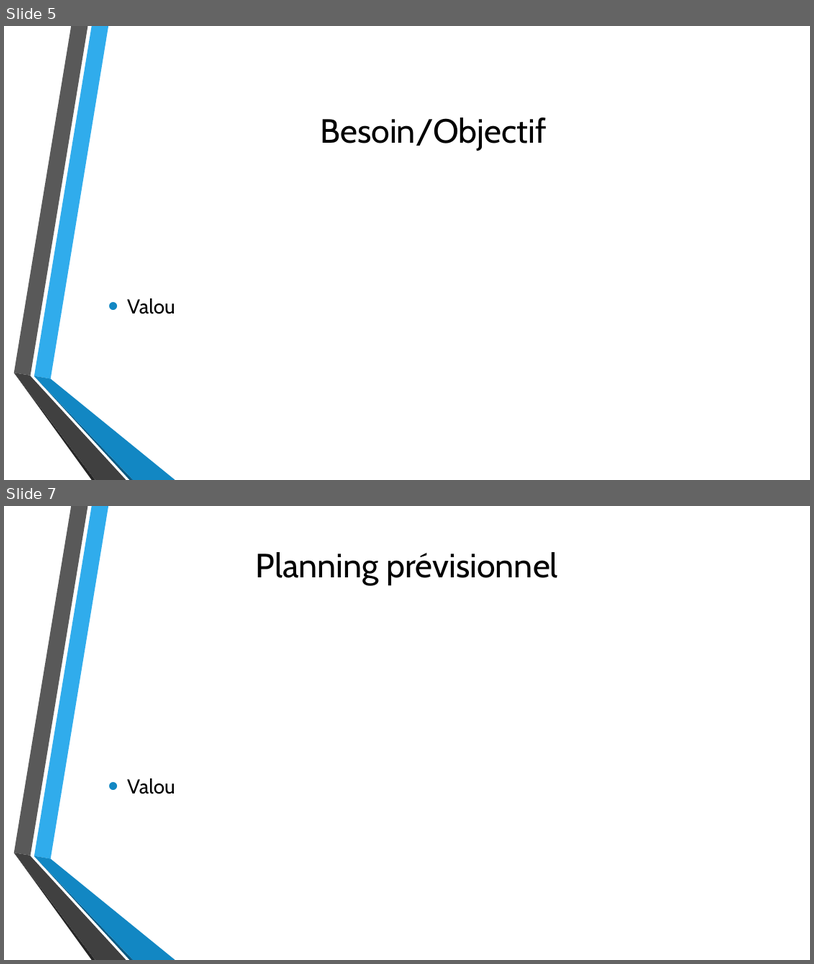
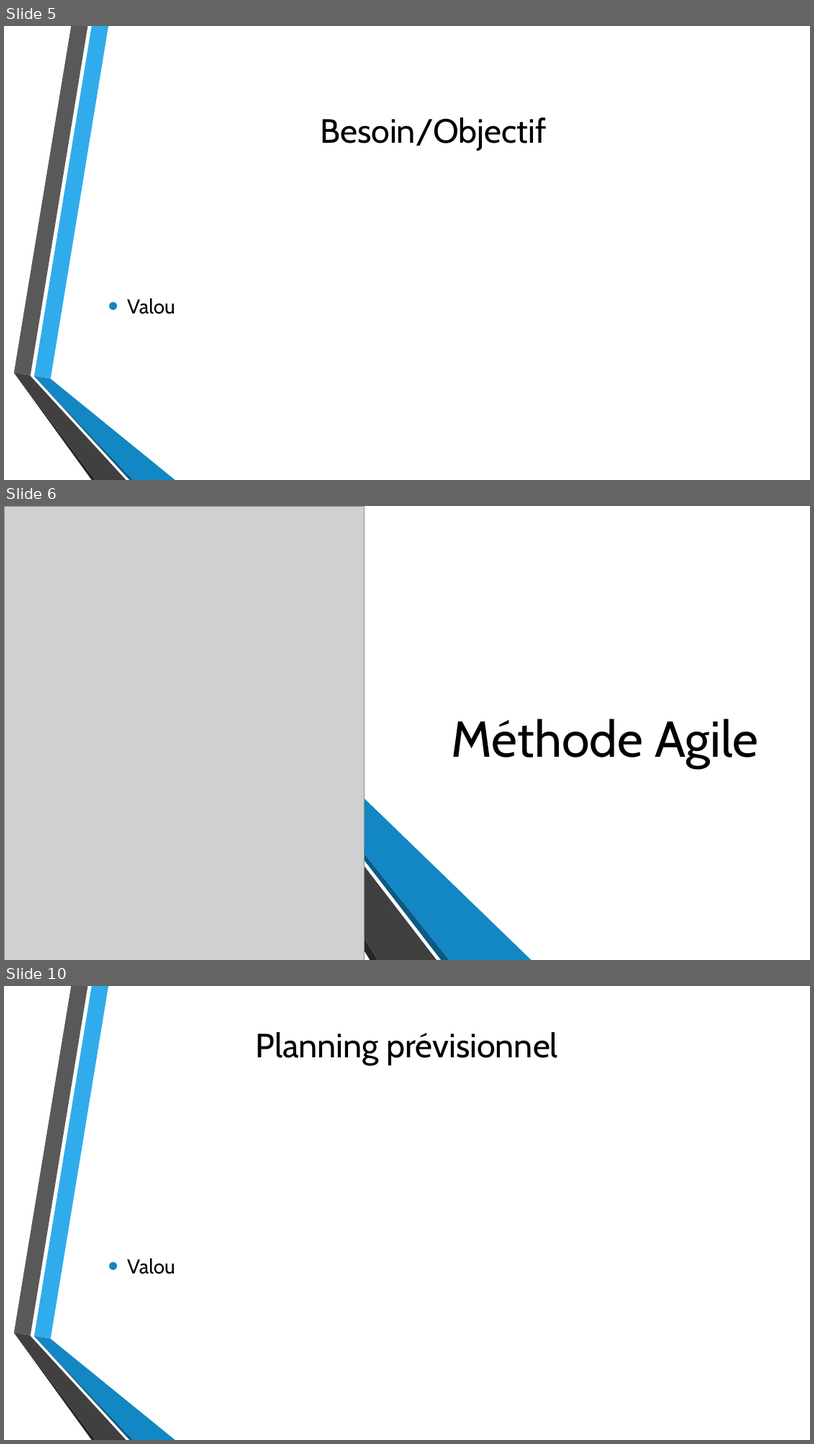
Before and after one commit to Chycrat/snir-co, a slide deck: LIVRABLE-4/Présentation livrable 4.pptx. Shown one above the other, each under a label of ours: slides 5 and 7 before the commit, slides 5, 6 and 10 after it; the slides between them are not shown. The pictures are 814x964 and 814x1444 pixels, drawn with LibreOffice and Linux fonts; fonts in the diff are those of the drawing; grey boxes stand for pictures; background and template pictures are left out. Boxes give left, top, right and bottom in pixels: in the first picture for what was removed or moved away, otherwise in the second. Text is boxed around its words. In the diff, an @@ line names an element or a change of style, - is before the commit and + after.

```diff
--- a/LIVRABLE-4/Présentation livrable 4.pptx
+++ b/LIVRABLE-4/Présentation livrable 4.pptx
@@ slide 6 added at [4, 506, 810, 960], background picture (left out); not listed: 6 template elements that a slide beside it also shows @@
@@ rectangle added at [4, 506, 810, 960], fill #FFFFFF @@
@@ picture added at [4, 506, 365, 960] @@
@@ group added at [40, 506, 373, 960]: 6 freeform shapes @@
@@ group added at [200, 506, 532, 960]: 6 freeform shapes @@
@@ title added at [452, 718, 759, 768], 60 pt, text #000000 @@
+Méthode Agile
@@ what was slide 7 is now slide 10 @@
```
Also in this commit, not shown: 3 other slides added, 1 slide removed.
